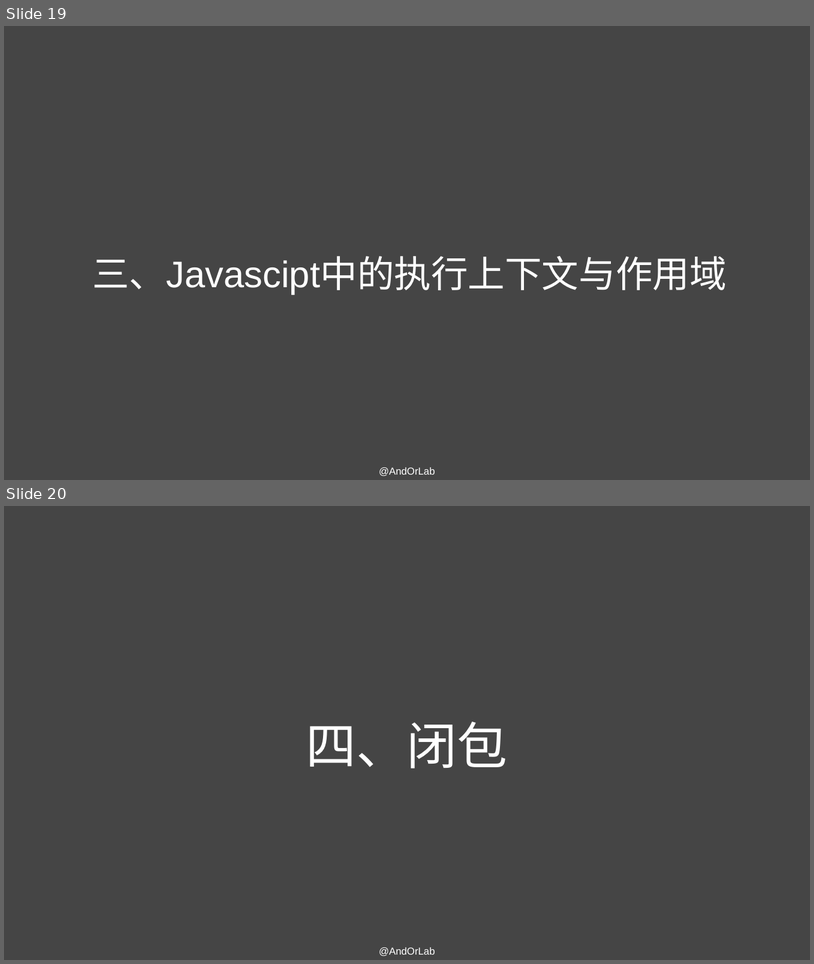
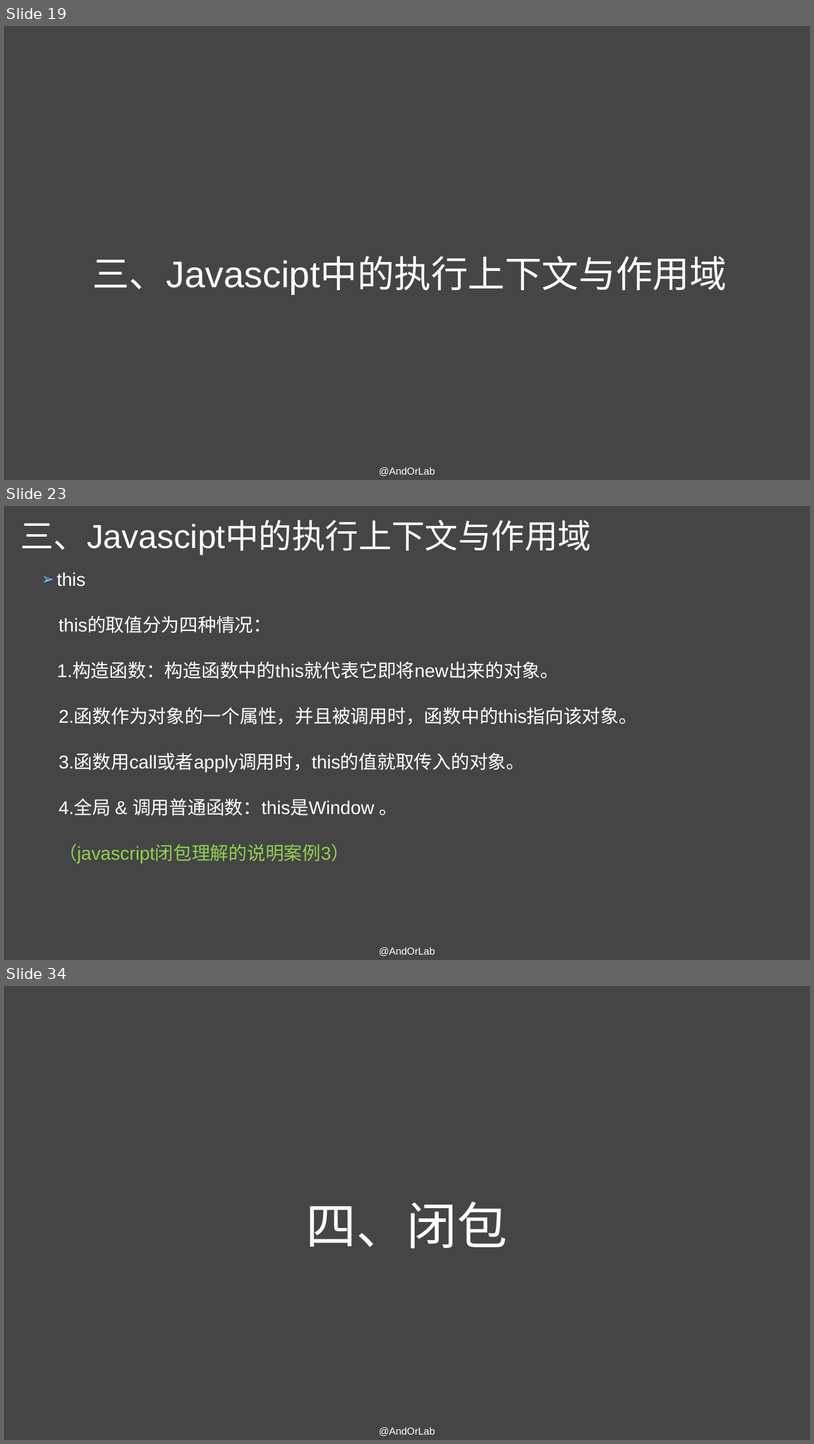
Before and after one commit to AndorLab/TodoList, a slide deck: contents/2018-11-07-王海亮/Javascript原型与闭包的理解.pptx. Shown one above the other, each under a label of ours: slides 19 and 20 before the commit, slides 19, 23 and 34 after it; the slides between them are not shown. The pictures are 814x964 and 814x1444 pixels, drawn with LibreOffice and Linux fonts; fonts in the diff are those of the drawing. Boxes give left, top, right and bottom in pixels: in the first picture for what was removed or moved away, otherwise in the second. Text is boxed around its words. In the diff, an @@ line names an element or a change of style, - is before the commit and + after.

Commit message:
'continue(contents)补充上下文及作用域相关内容'

```diff
--- a/contents/2018-11-07-王海亮/Javascript原型与闭包的理解.pptx
+++ b/contents/2018-11-07-王海亮/Javascript原型与闭包的理解.pptx
@@ slide 23 added at bbox=[4, 506, 810, 960], background #454545 @@
@@ title added at bbox=[20, 520, 591, 555], 39.6 pt, text #FFFFFF @@
+三、Javascipt中的执行上下文与作用域
@@ text added at bbox=[57, 572, 638, 864], 22 pt, text #FFFFFF @@
+➢ this
+this的取值分为四种情况：
+1.构造函数：构造函数中的this就代表它即将new出来的对象。
+2.函数作为对象的一个属性，并且被调用时，函数中的this指向该对象。
+3.函数用call或者apply调用时，this的值就取传入的对象。
+4.全局 & 调用普通函数：this是Window 。
+（javascript闭包理解的说明案例3）
@@ text added at bbox=[379, 947, 435, 956], 12 pt, text #FFFFFF @@
+@AndOrLab
@@ what was slide 20 is now slide 34 @@
```
Also in this commit, not shown: 19 other slides added, 1 other file.
